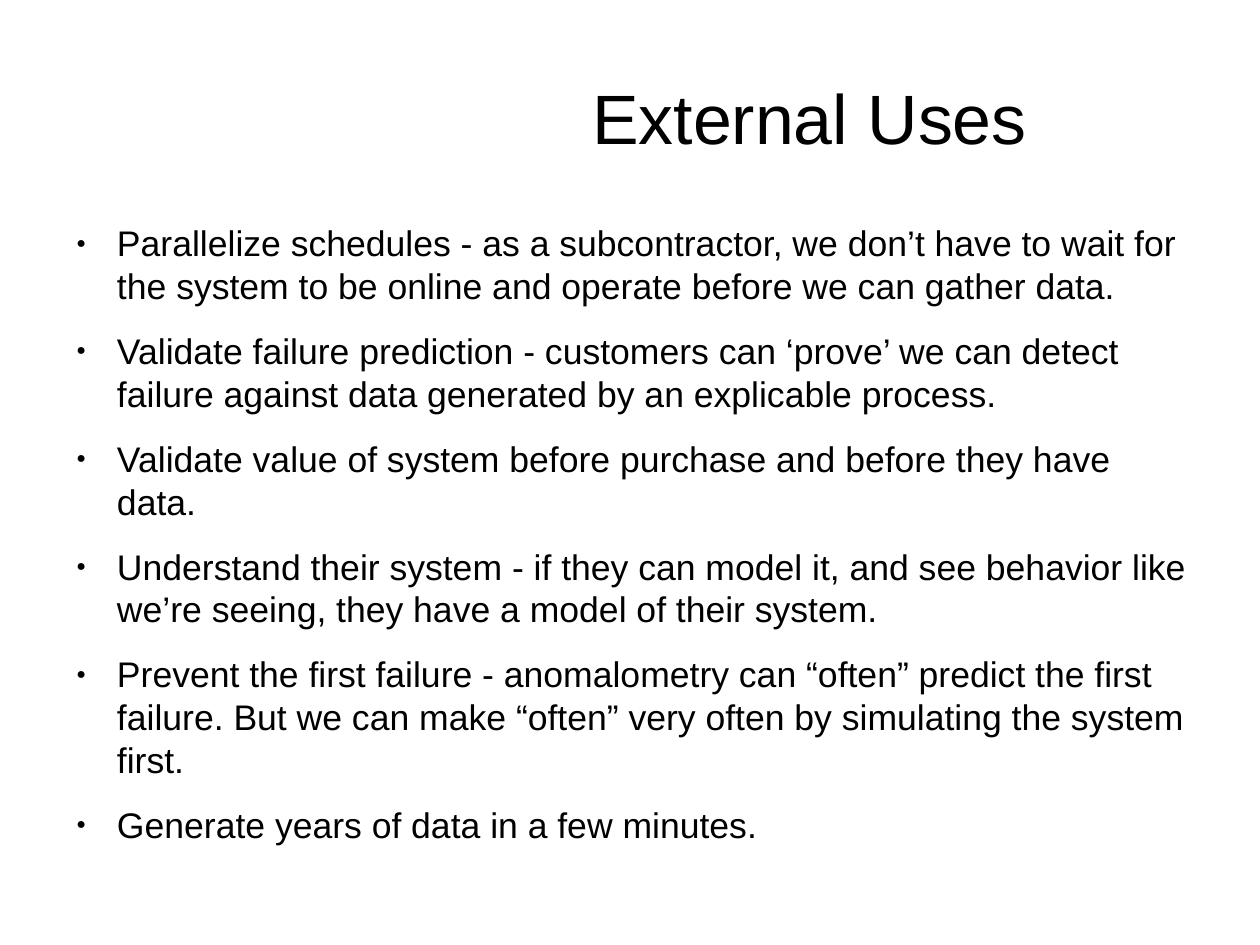
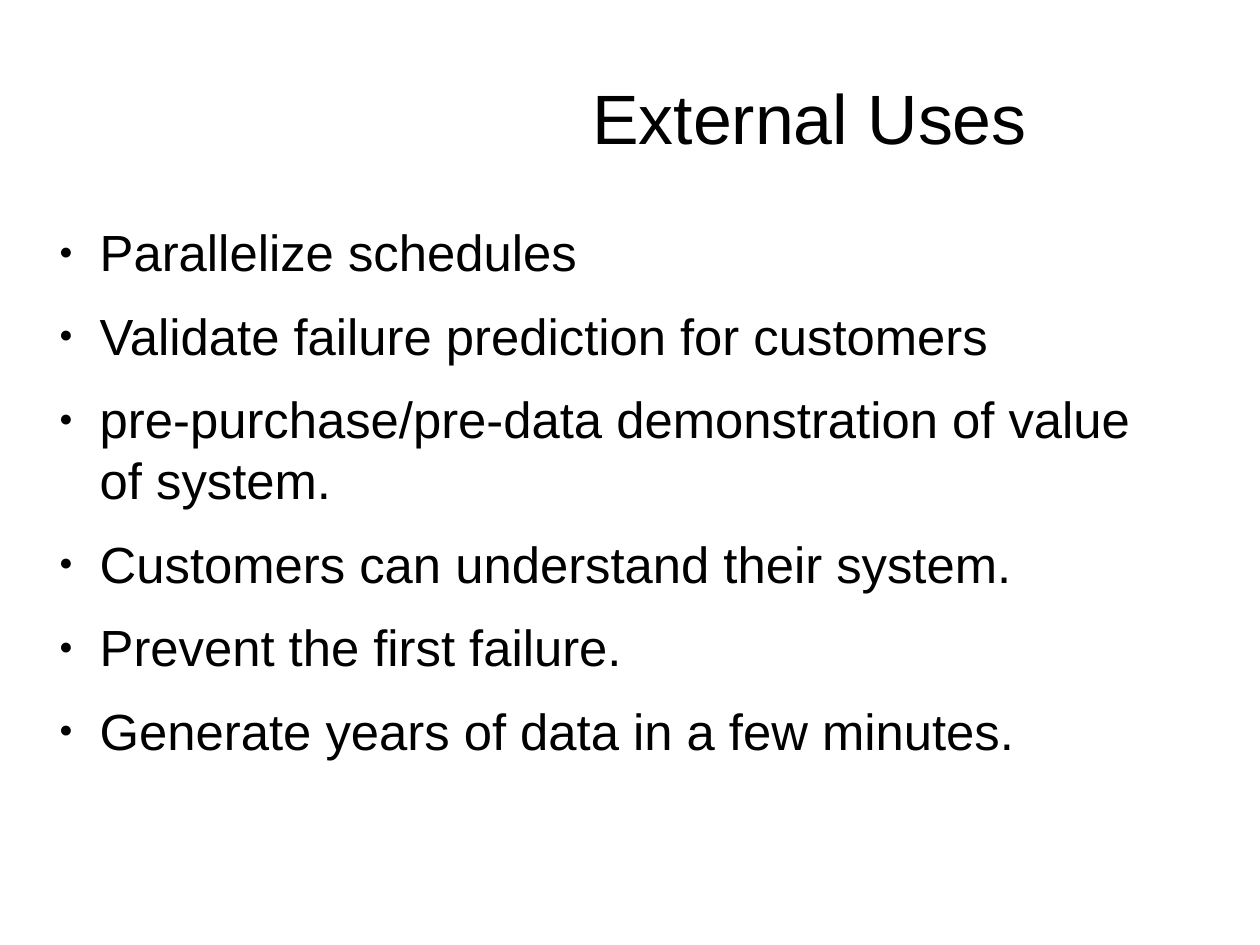
Before and after one commit to simularity/SimGen, a slide deck: slide 6 of docs/tutorial.odp (slide 35 before the commit). Drawn at 1260x945 pixels with LibreOffice and Linux fonts; fonts in the diff are those of the drawing; background and template pictures are left out. Boxes give left, top, right and bottom in pixels: in the first picture for what was removed or moved away, otherwise in the second. Text is boxed around its words. In the diff, an @@ line names an element or a change of style, - is before the commit and + after.

```diff
--- a/docs/tutorial.odp
+++ b/docs/tutorial.odp
@@ text "Parallelize schedules": place and size @@
-text "Parallelize schedules" at (117,230,1185,774)
+text "Parallelize schedules" at (100,234,1130,760)
@@ text at (100,234,1130,667): text changed; size 22.4 to 32 pt @@
-● Parallelize schedules - as a subcontractor, we don’t have to wait for the system to be online and operate before we can gather data.
-● Validate failure prediction - customers can ‘prove’ we can detect failure against data generated by an explicable process.
-● Validate value of system before purchase and before they have data.
-● Understand their system - if they can model it, and see behavior like we’re seeing, they have a model of their system.
-● Prevent the first failure - anomalometry can “often” predict the first failure. But we can make “often” very often by simulating the system first.
+● Parallelize schedules
+● Validate failure prediction for customers
+● pre-purchase/pre-data demonstration of value of system.
+● Customers can understand their system.
+● Prevent the first failure.
@@ text at (100,713,1014,760): size 22.4 to 32 pt in "Generate years of data in a few ..." @@
```
Also in this commit, not shown: 4 other slides changed, 4 slides added, 1 slide removed, 2 other files.
